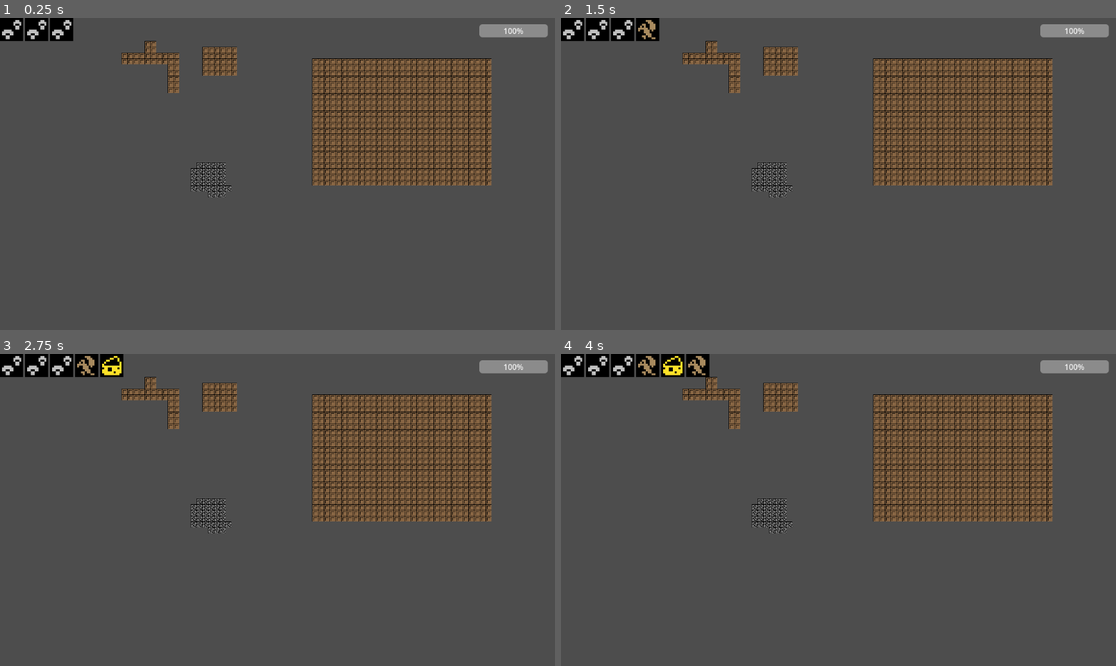
Above: before the commit, frames 1-4 (two rows, left to right).
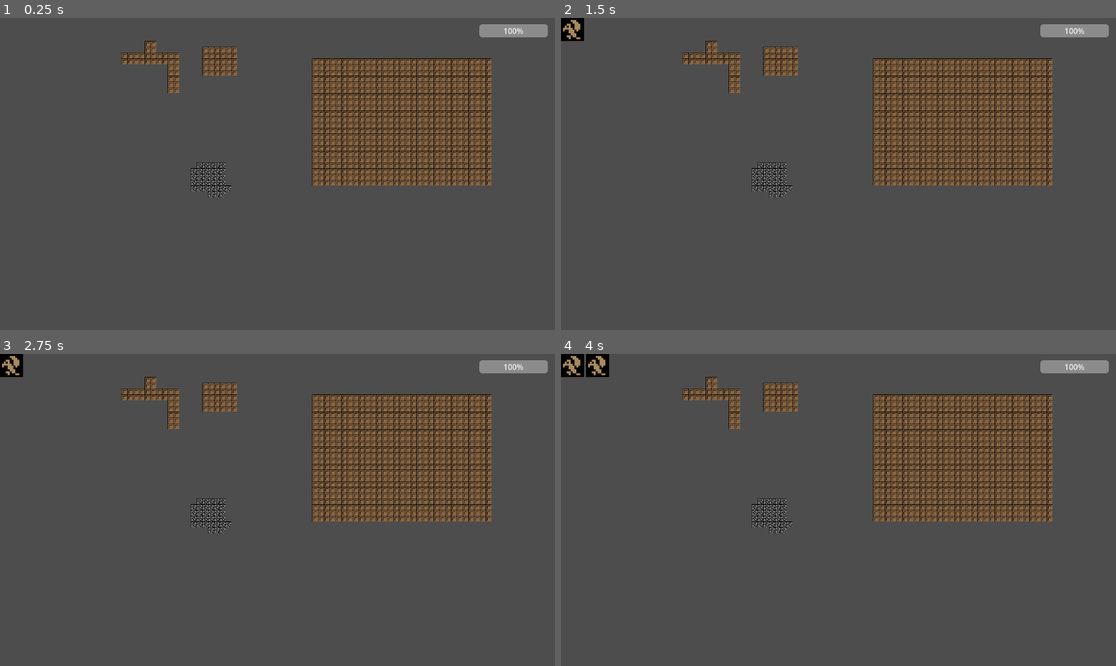
Above: after the commit, the same moments.

Repository: rundoom/BlindGame
Game: Godot game, scene res://test_level/tile_map.tscn
Same seed, same stepped clock (60 frames per second), same inputs: the game is played once before the commit and once after it.
Inputs (mouse positions are in pixels of both pictures, inside the frame that each line leads up to):
- Up to frame 1 (0.25 s): no input
- Up to frame 2 (1.5 s): tap Enter (ui_accept) at 0.5, 0.77, 0.8, 1.07, 1.25, 1.35 s; move the mouse to (572, 30) at 0.52 s; hold Right (ui_right) 0.53-1.28 s; hold Right mouse button (RMB, bound only after the commit) 0.53-1.28 s; click (572, 30) at 0.67 s; move the mouse to (599, 30) at 1.27 s; hold Down (ui_down) from 1.28 s (still down); click (599, 30) at 1.42 s
- Up to frame 3 (2.75 s): tap Enter (ui_accept) at 1.52, 1.82, 2, 2.3 s; right-click (38, 366) at 1.55 s; move the mouse to (61, 366) at 2.02 s; release Down (ui_down) at 2.03 s; press the mouse at (61, 366) at 2.03 s; hold Right (ui_right) from 2.03 s (still down)
- Up to frame 4 (4 s): tap Enter (ui_accept) at 2.75, 3.02, 3.32, 3.77, 3.8 s; move the mouse to (649, 366) at 2.77 s; release Right (ui_right) at 2.78 s; release the mouse at (649, 366) at 2.78 s; hold Up (ui_up) 2.78-3.53 s; tap Ctrl (dig) at 2.85 s; click (649, 366) at 2.92 s; right-click (649, 366) at 3.05 s; move the mouse to (672, 366) at 3.52 s; hold Left (ui_left) from 3.53 s (still down); hold Right mouse button (RMB, bound only after the commit) from 3.53 s (still down); click (672, 366) at 3.67 s

The runs differ from the first frame. In frame 1, 0.9% of the frame differs, in the area x 0-14%, y 0-8%; in frame 2, 1.0%; in frame 3, 1.4%; in frame 4, 1.5%, in the area x 0-27%, y 0-8%.

Commit message:
Drop items

Diff:
--- a/character/Character.gd
+++ b/character/Character.gd
@@ -1,4 +1,5 @@
 extends CharacterBody2D
+class_name Player
 
 
 @export var SPEED = 200
@@ -38,10 +39,7 @@
 
 	if event.is_action_pressed("ui_cancel") and !stored_items.is_empty():
 		var item = stored_items[0]
-		item.global_position = global_position
-		world.add_child(item)
-		stored_items.erase(item)
-		player_ui.remove_item(item)
+		drop_item(item)
 
 	if event.is_action_pressed("LMB") and energy >= 5:
 		var phys_params = PhysicsShapeQueryParameters2D.new()
@@ -60,3 +58,9 @@
 					world.disrupt_tile(cell_coords, 1)
 					energy -= 5
 					break
+
+
+func drop_item(item: BaseItem):
+	item.global_position = global_position
+	world.add_child(item)
+	stored_items.erase(item)
--- a/character/ItemPresenter.gd
+++ b/character/ItemPresenter.gd
@@ -1,14 +1,16 @@
 extends PanelContainer
 class_name ItemPresenter
 
+signal drop_item(item: BaseItem)
 
-var item: BaseItem = (load("res://items/base_item.tscn") as PackedScene).instantiate():
+var item: BaseItem:
 	set(value):
 		item = value
 		$TextureRect.texture = item.image
 
 
-
 func _on_gui_input(event: InputEvent) -> void:
 	if event.is_action_pressed("LMB"):
 		print(item.item_name)
+	if event.is_action_pressed("RMB"):
+		drop_item.emit(item)
--- a/character/PlayerUi.gd
+++ b/character/PlayerUi.gd
@@ -3,6 +3,7 @@
 
 
 var ItemPresenterSc = preload("res://character/item_presenter.tscn")
+@onready var player := get_tree().get_first_node_in_group("player") as Player
 var energy:
 	set(value):
 		$EnergyBar.value = value
@@ -11,6 +12,8 @@
 func add_item(item: BaseItem):
 	var item_presenter = ItemPresenterSc.instantiate() as ItemPresenter
 	item_presenter.item = item
+	item_presenter.drop_item.connect(remove_item)
+	item_presenter.drop_item.connect(player.drop_item)
 	$ItemsList.add_child(item_presenter)
 
 
--- a/character/character.tscn
+++ b/character/character.tscn
@@ -9,7 +9,7 @@
 [sub_resource type="CircleShape2D" id="CircleShape2D_ovbci"]
 radius = 38.0132
 
-[node name="Character" type="CharacterBody2D"]
+[node name="Character" type="CharacterBody2D" groups=["player"]]
 motion_mode = 1
 script = ExtResource("1_jpj3x")
 
--- a/character/player_ui.tscn
+++ b/character/player_ui.tscn
@@ -1,13 +1,6 @@
-[gd_scene load_steps=5 format=3 uid="uid://bw0vj1wg1lonw"]
+[gd_scene load_steps=2 format=3 uid="uid://bw0vj1wg1lonw"]
 
 [ext_resource type="Script" path="res://character/PlayerUi.gd" id="1_kd4oi"]
-[ext_resource type="PackedScene" uid="uid://c7rgs1j8cueln" path="res://character/item_presenter.tscn" id="2_574tx"]
-[ext_resource type="Texture2D" uid="uid://yxjr8t2fqn24" path="res://urizen-onebit-tileset.png" id="3_kjph0"]
-
-[sub_resource type="AtlasTexture" id="AtlasTexture_xy83u"]
-resource_local_to_scene = true
-atlas = ExtResource("3_kjph0")
-region = Rect2(79, 66, 12, 12)
 
 [node name="PlayerUI" type="CanvasLayer"]
 script = ExtResource("1_kd4oi")
@@ -16,22 +9,8 @@
 offset_right = 44.0
 offset_bottom = 12.0
 
-[node name="ItemPresenter" parent="ItemsList" instance=ExtResource("2_574tx")]
-layout_mode = 2
-
-[node name="TextureRect" parent="ItemsList/ItemPresenter" index="1"]
-texture = SubResource("AtlasTexture_xy83u")
-
-[node name="ItemPresenter2" parent="ItemsList" instance=ExtResource("2_574tx")]
-layout_mode = 2
-
-[node name="ItemPresenter3" parent="ItemsList" instance=ExtResource("2_574tx")]
-layout_mode = 2
-
 [node name="EnergyBar" type="ProgressBar" parent="."]
 offset_left = 995.0
 offset_top = 13.0
 offset_right = 1137.0
 offset_bottom = 40.0
-
-[editable path="ItemsList/ItemPresenter"]
--- a/project.godot
+++ b/project.godot
@@ -31,6 +31,11 @@
 "events": [Object(InputEventMouseButton,"resource_local_to_scene":false,"resource_name":"","device":-1,"window_id":0,"a …(239 unchanged characters)…
 ]
 }
+RMB={
+"deadzone": 0.5,
+"events": [Object(InputEventMouseButton,"resource_local_to_scene":false,"resource_name":"","device":-1,"window_id":0,"alt_pressed":false,"shift_pressed":false,"ctrl_pressed":false,"meta_pressed":false,"button_mask":2,"position":Vector2(247, 17),"global_position":Vector2(251, 60),"factor":1.0,"button_index":2,"pressed":true,"double_click":false,"script":null)
+]
+}
 
 [layer_names]
 
Not shown: 2 places in test_level/tile_map.tscn that only renumber resources
